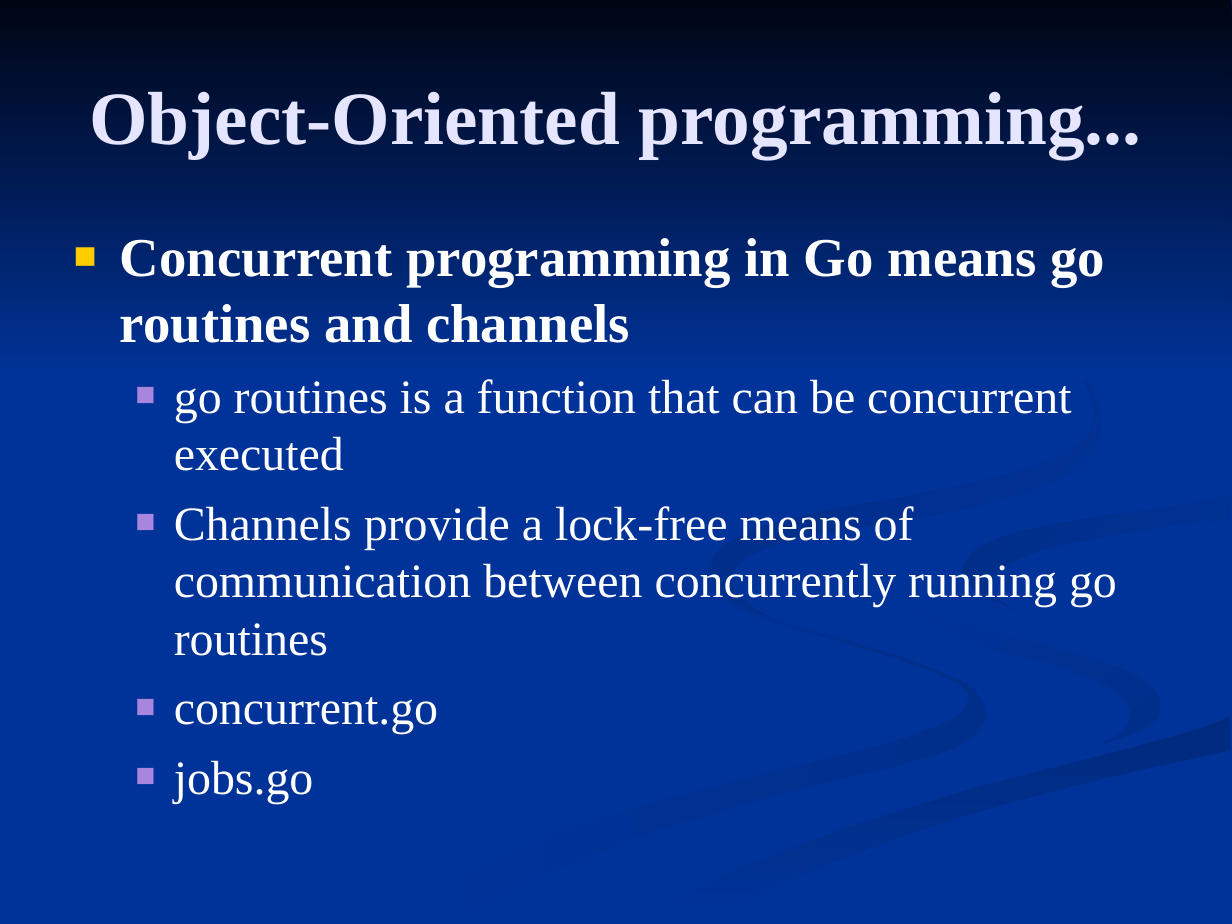
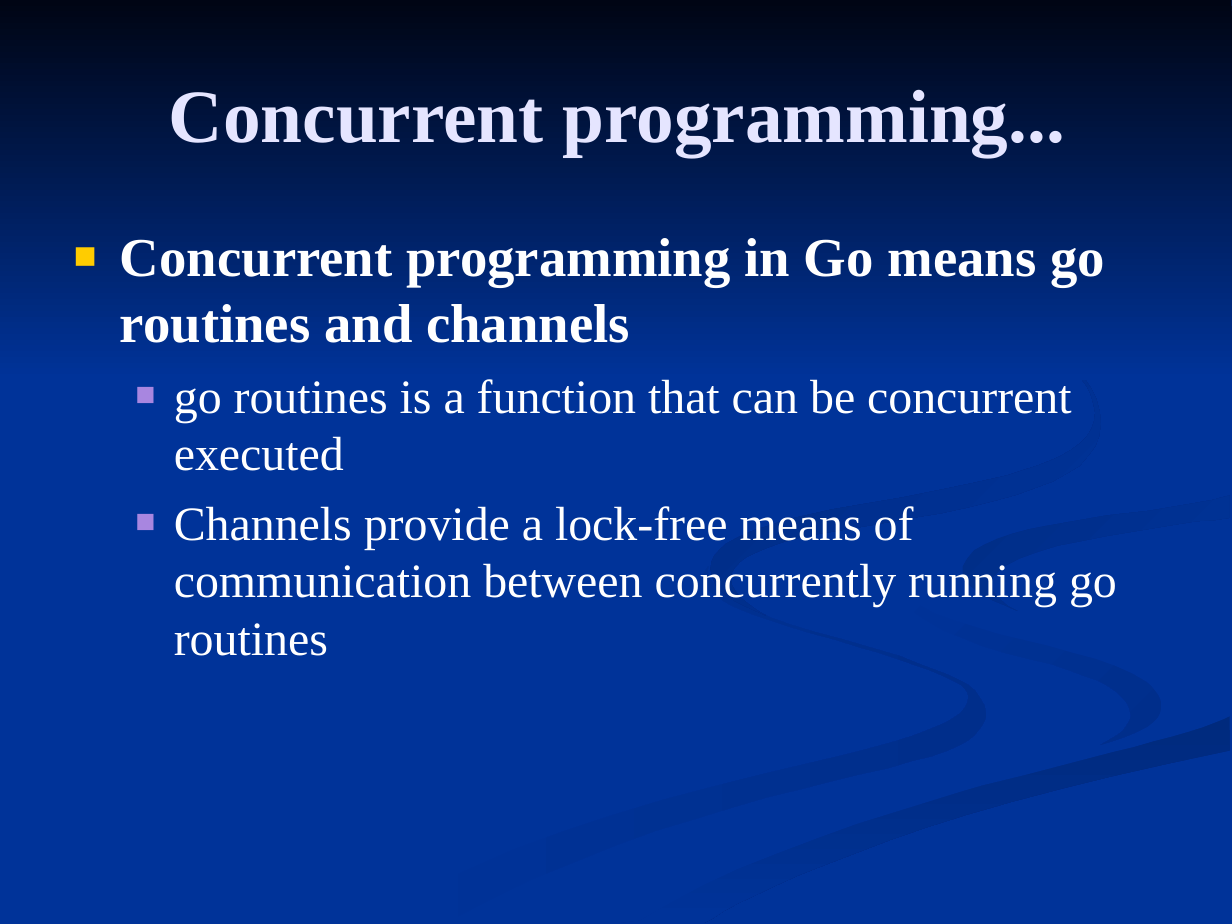
Before and after one commit to FrancoMelandri/GoLang, a slide deck: slide 37 of golang.ppt. Drawn at 1232x924 pixels with LibreOffice and Linux fonts; fonts in the diff are those of the drawing. Boxes give left, top, right and bottom in pixels: in the first picture for what was removed or moved away, otherwise in the second. Text is boxed around its words. In the diff, an @@ line names an element or a change of style, - is before the commit and + after.

```diff
--- a/golang.ppt
+++ b/golang.ppt
@@ title at <box>169,89,1065,156</box>: text changed @@
-Object-Oriented programming...
+Concurrent programming...
@@ text at <box>174,697,438,804</box>: paragraphs removed @@
-  ■ concurrent.go
-  ■ jobs.go
```
Also in this commit, not shown: 11 other slides changed, 2 slides added, 2 other files.
